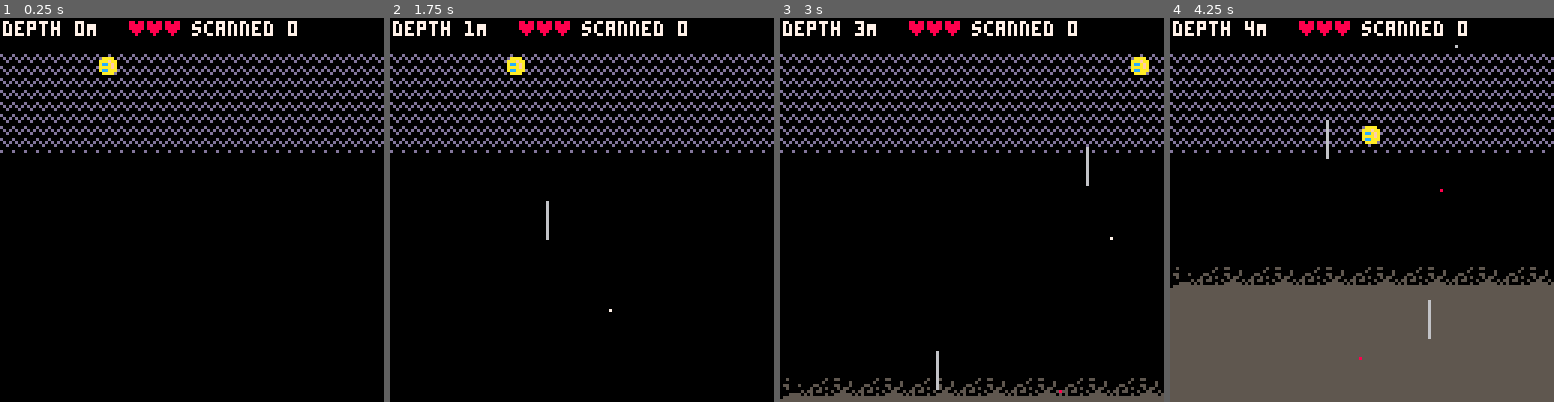
Above: before the commit, frames 1-4 (left to right).
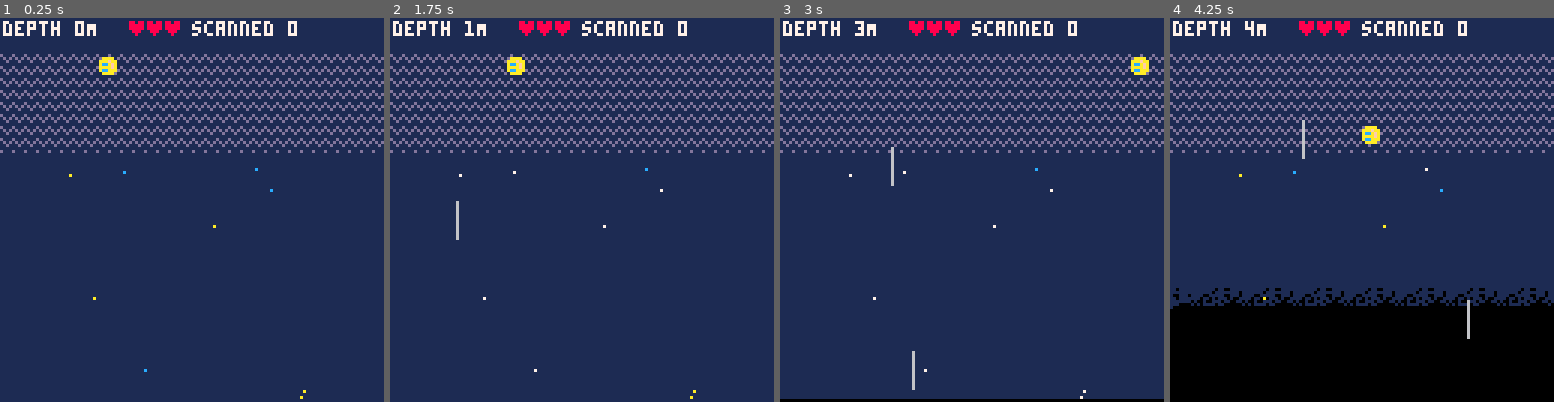
Above: after the commit, the same moments.

Repository: broquaint/pico8-carts
Game: PICO-8 cartridge tephratoil.p8
The game is run twice, just before and just after one commit, with the same random seed, the same clock (stepped at 60 frames per second) and the same inputs.
Inputs:
- Up to frame 1 (0.25 s): no input
- Up to frame 2 (1.75 s): tap X (X key) at 0.33, 1.07 s; tap O (Z key) at 0.7, 1.7 s; hold Right from 1.6 s (still down)
- Up to frame 3 (3 s): tap X (X key) at 1.85, 2.97 s; release Right at 2.1 s; tap O (Z key) at 2.1, 2.5, 2.9 s; hold Up 2.15-2.42 s; hold Right from 2.47 s (still down)
- Up to frame 4 (4.25 s): release Right at 3.03 s; hold Left 3.08-3.58 s; tap O (Z key) at 3.3, 3.7, 4.1 s; hold Down 3.63-3.97 s; hold Right from 4.02 s (still down); tap X (X key) at 4.08 s

The runs differ from the first frame. In frame 1, 92% of the frame differs, in the area x 0-100%, y 0-100%; in frame 2, 92%; in frame 3, 92%; in frame 4, 92%.

Commit message:
Improved first few seconds
Now there's likely more that can be done with the background.

Diff:
--- a/tephratoil.p8
+++ b/tephratoil.p8
@@ -22,14 +22,33 @@
 
    g_anims = {}
 
+   frame_count = 0
+   depth_count = 0
+
    obstacles = {}
    geysers   = {}
+
    air_streaks = {}
    heat_particles = {}
    rock_particles = {}
 
-   frame_count = 0
-   depth_count = 0
+   volcano_rim_y = 127
+   stars = {}
+   for i = 1,10 do
+      local star = make_obj({x=randx(127), y=randx(127), blink=2+randx(4),colour=white})
+      debug(star)
+      animate_obj(star, function(obj)
+                     local alt_colour = obj.blink % 2 == 0 and sky or lemon
+                     while depth_count < 10 do
+                        if frame_count % obj.blink == 0 then
+                           obj.colour = obj.colour == white and alt_colour or white
+                        end
+                        wait(obj.blink*3)
+                        yield()
+                     end
+      end)
+      add(stars, star)
+   end
 
    player = make_obj({
       x = 32,
@@ -77,7 +96,6 @@
    }
    obstacle_level = 1
 
-   bg_y = 120
    showing = { missile = {}, rock = {}, lump = {} }
    current_game_state = game_state_playing
 end
@@ -651,6 +669,12 @@
       return
    end
 
+   if depth_count > 2 and depth_count < 8 then
+      volcano_rim_y -= 1
+   elseif depth_count > 8 then
+      rising_heat_particles()
+   end
+
    if frame_count % 30 == 0 then
       depth_count += 1
       -- help find weird memory bug hopefully
@@ -660,7 +684,6 @@
    end
 
    falling_air_streaks()
-   rising_heat_particles()
    make_rock_particles()
 
    populate_obstacles()
@@ -762,20 +785,23 @@
 end
 
 function _draw()
-   cls(black)
-
-   if depth_count > 2 then
-      for n = 0, 7 do
-         local offset = n*17
-         spr(32, 1 +  offset, bg_y)
-         spr(33, 9 +  offset, bg_y)
-         spr(34, 17 + offset, bg_y)
-      end
-      --fillp(∧)
-      rectfill(0, bg_y+8, 127, 127, slate)
-      --fillp()
-      -- This is gross but effective
-      bg_y -= 1
+   cls(depth_count > 7 and black or storm)
+
+   if depth_count < 8 then
+      for star in all(stars) do
+         pset(star.x, star.y, star.colour)
+      end
+
+      if depth_count > 2 then
+         pal(slate, black)
+         for n = 0, 7 do
+            local offset = n*17
+            spr(32, 1 +  offset, volcano_rim_y)
+            spr(33, 9 +  offset, volcano_rim_y)
+            spr(34, 17 + offset, volcano_rim_y)
+         end
+         rectfill(0, volcano_rim_y+8, 127, 127, black)
+      end
    end
 
    -- scan area
